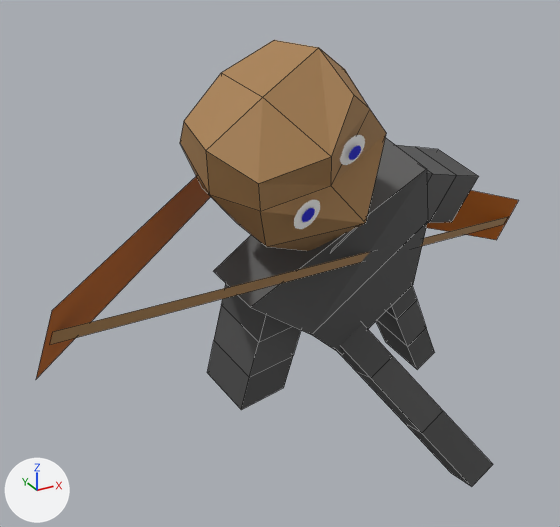
Two versions of the OBJ model King Of Kings Docs/Models/heavyarcher2d.obj, one commit apart.
Before and after are seen from a camera (50 mm lens) standing at (-3.58, -6.57, 6.04) and looking at (-0.1, -0.25, 2.88). Lighting does not change. The marker at lower left points along +X, +Y and +Z. Mesh edges are drawn as thin lines on the coarser meshes. Where no turn or scale is listed for an object, it has been applied to the vertices.

The scene before the commit, as lines of its bpy script (objects in view):
```python
me_cube_001 = bpy.data.meshes.new('Cube.001')
me_cube_001.from_pydata(...)  # 12 vertices, 10 faces; spans x -0.88..1.68, y -1.09..0.46, z 1.55..4.22
# faces by material slot: [9, 1]
me_cube_001.materials.append(mat_material_003)  # dark grey #515151
me_cube_001.materials.append(mat_material_008)  # dark grey #585858
me_cube_002 = bpy.data.meshes.new('Cube.002')
me_cube_002.from_pydata(...)  # 16 vertices, 14 faces; spans x 0.63..2.36, y -0.83..0.34, z 2.9..4.03
# faces by material slot: [10, 4]
me_cube_002.materials.append(mat_material_003)  # dark grey #515151
me_cube_002.materials.append(mat_material_008)  # dark grey #585858
me_cube_004 = bpy.data.meshes.new('Cube.004')
me_cube_004.from_pydata(...)  # 16 vertices, 14 faces; spans x 0.4..2.12, y -1.51..0.31, z 0.01..2.26
# faces by material slot: [10, 4]
me_cube_004.materials.append(mat_material_003)  # dark grey #515151
me_cube_004.materials.append(mat_material_008)  # dark grey #585858
ob_cube_001 = bpy.data.objects.new('Cube.001', me_cube_001)
ob_cube_001.location = (0.0, 0.0, 0.0)
ob_cube_002 = bpy.data.objects.new('Cube.002', me_cube_002)
ob_cube_002.location = (0.0, 0.0, 0.0)
ob_cube_004 = bpy.data.objects.new('Cube.004', me_cube_004)
ob_cube_004.location = (0.0, 0.0, 0.0)
# also in view: 'Cube' at (-0.48, -1.03, 4.19); 'Cube.005' at (1.89, 0.39, 1.58); 'Cube.003' at (-0.36, -0.25, 2.17); 'Plane.001_Plane.002' at (1.28, 0.14, 3.27); 'Plane.003_Plane.004' at (0.13, -1.11, 3.18)
```
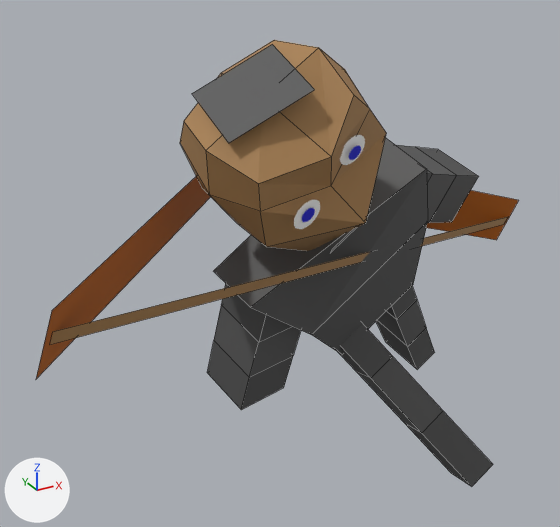
Changed parts and their boxes (x1, y1, x2, y2) in the pictures (560 x 527 px):
'Plane.004_Plane.001', added
    after: (192, 44, 315, 143)

Patch to the scene script:
```diff
--- a/King Of Kings Docs/Models/heavyarcher2d.obj.py
+++ b/King Of Kings Docs/Models/heavyarcher2d.obj.py
@@ me_plane_004_plane_001 @@
+me_plane_004_plane_001.from_pydata([(-1.235, -1.528, 4.566), (-0.586, -1.659, 4.916), (-1.235, -0.873, 4.811), (-0.586, -1.004, 5.161)], [], [(0, 1, 3, 2)])
+me_plane_004_plane_001.materials.append(mat_material_008)  # dark grey #585858
@@ ob_plane_004_plane_001 @@
+ob_plane_004_plane_001 = bpy.data.objects.new('Plane.004_Plane.001', me_plane_004_plane_001)
+ob_plane_004_plane_001.location = (0.0, 0.0, 0.0)
```
